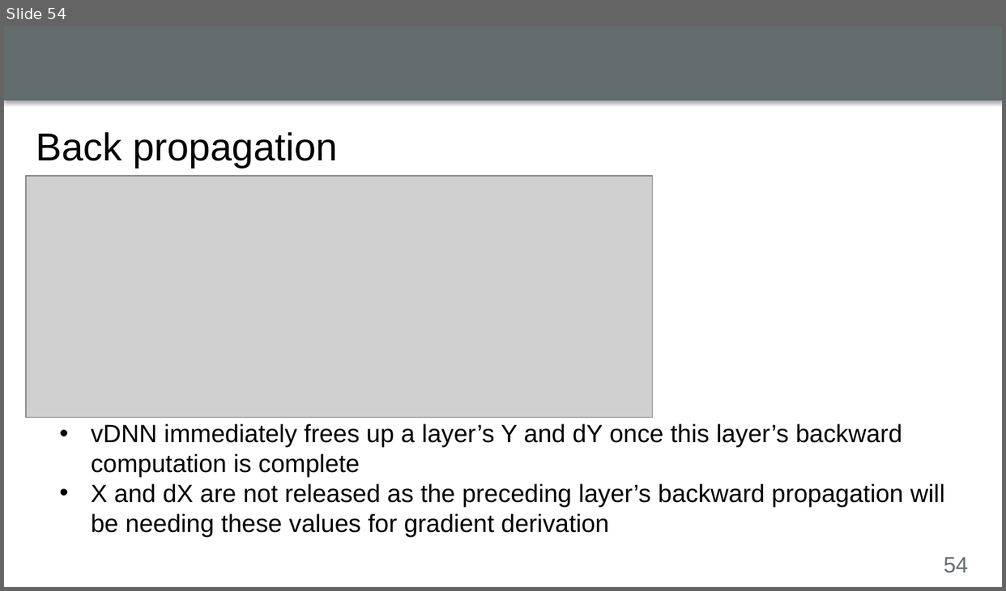
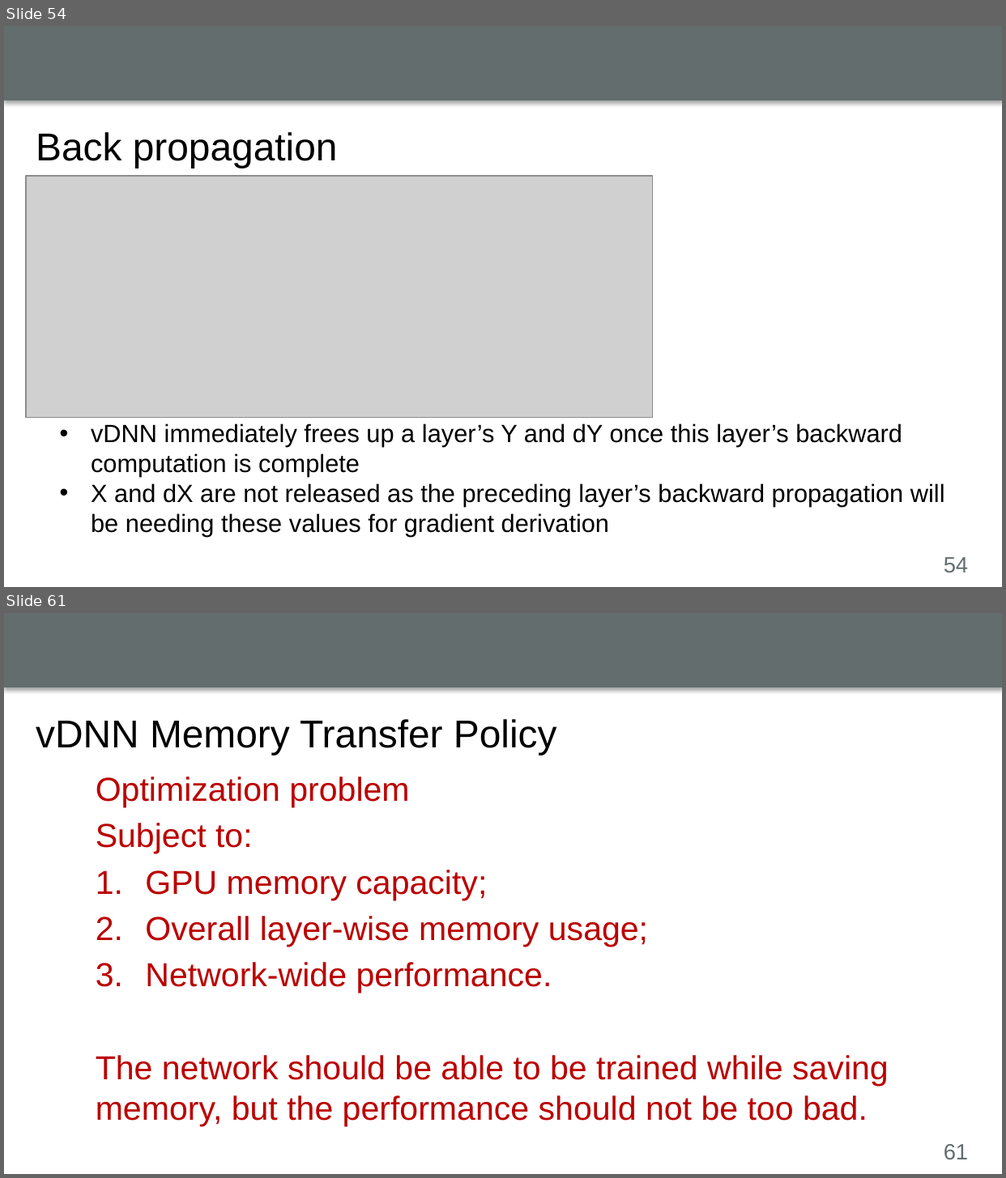
Before and after one commit to luyuliu/CSE-5194, a slide deck: presentation/presentation.pptx. Shown one above the other, each under a label of ours: slide 54 before the commit, slides 54 and 61 after it; the slides between them are not shown. The pictures are 1006x591 and 1006x1178 pixels, drawn with LibreOffice and Linux fonts; fonts in the diff are those of the drawing; grey boxes stand for pictures; background and template pictures are left out. Boxes give left, top, right and bottom in pixels: in the first picture for what was removed or moved away, otherwise in the second. Text is boxed around its words. In the diff, an @@ line names an element or a change of style, - is before the commit and + after.

```diff
--- a/presentation/presentation.pptx
+++ b/presentation/presentation.pptx
@@ slide 61 added at bbox=[4, 613, 1002, 1174], background #FFFFFF; not listed: 2 template elements that a slide beside it also shows @@
@@ title added at bbox=[36, 719, 557, 756], 28 pt, text #000000 @@
+vDNN Memory Transfer Policy
@@ text added at bbox=[86, 763, 984, 1133], outline #FFFFFF 0.75 pt, 24 pt, text #BB0000 @@
+Optimization problem
+Subject to:
+1. GPU memory capacity;
+2. Overall layer-wise memory usage;
+3. Network-wide performance.
+The network should be able to be trained while saving memory, but the performance should not be too bad.
```
Also in this commit, not shown: 2 slides changed, 17 other slides added.
